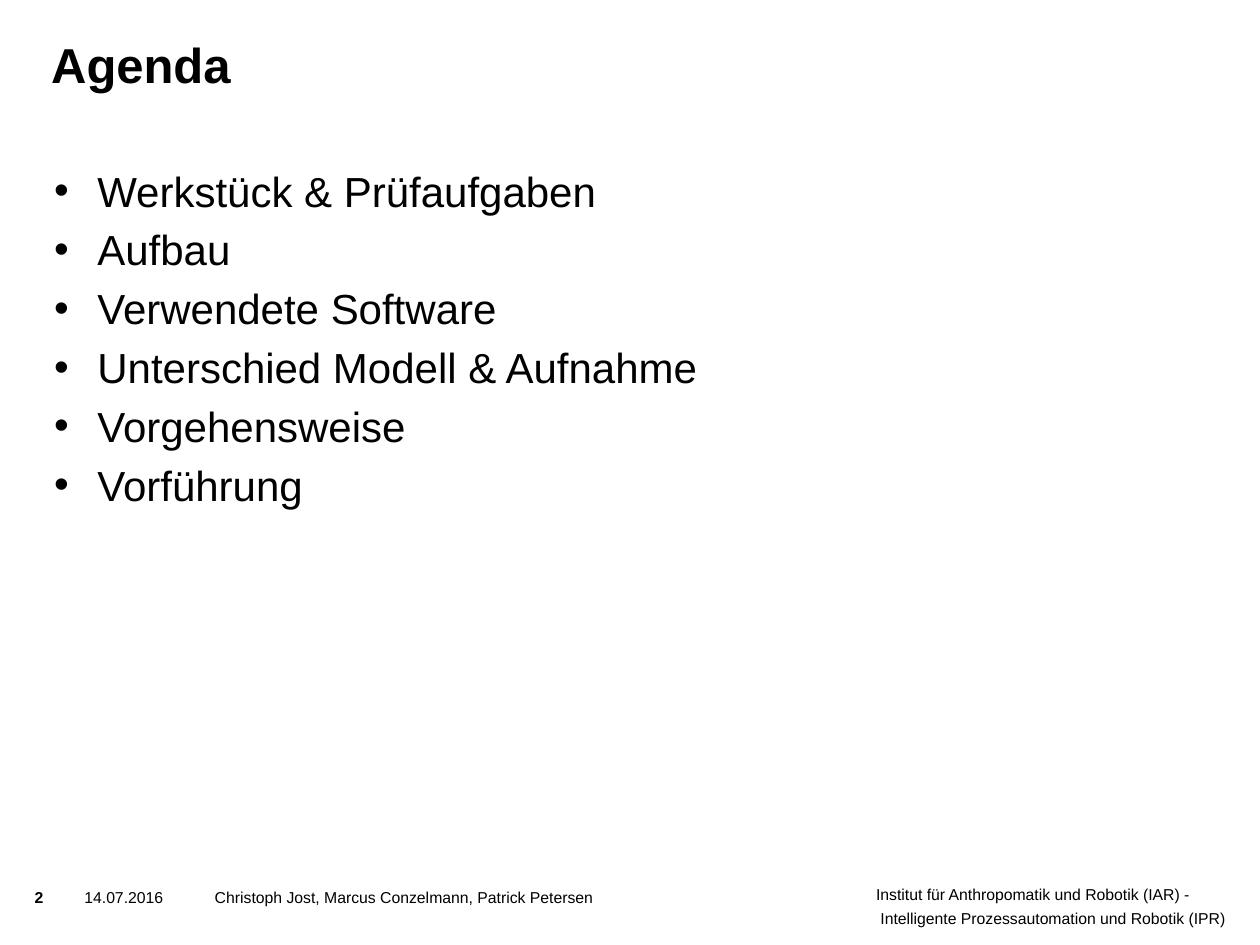
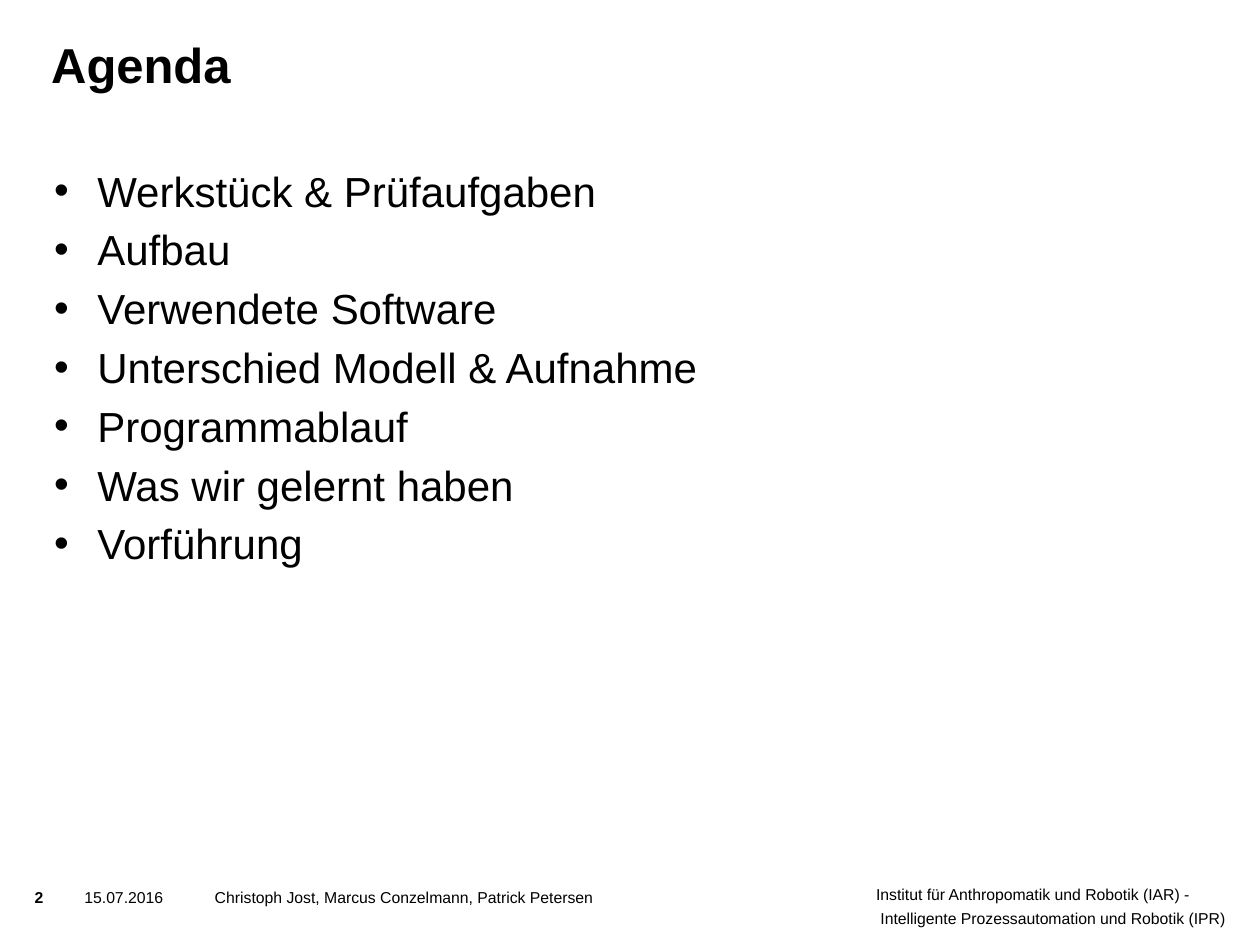
Before and after one commit to ThePrimus/VisualInspection, a slide deck: slide 2 of Praesentation/Vorlage Präsentation.pptx. Drawn at 1260x945 pixels with LibreOffice and Linux fonts; fonts in the diff are those of the drawing; background and template pictures are left out. Boxes give left, top, right and bottom in pixels: in the first picture for what was removed or moved away, otherwise in the second. Text is boxed around its words. In the diff, an @@ line names an element or a change of style, - is before the commit and + after.

```diff
--- a/Praesentation/Vorlage Präsentation.pptx
+++ b/Praesentation/Vorlage Präsentation.pptx
@@ text at bbox=[97, 411, 514, 509]: text changed @@
-• Vorgehensweise
+• Programmablauf
+• Was wir gelernt haben
@@ text at bbox=[84, 891, 593, 907]: text changed @@
-14.07.2016 Christoph Jost, Marcus Conzelmann, Patrick Petersen
+15.07.2016 Christoph Jost, Marcus Conzelmann, Patrick Petersen
```
Also in this commit, not shown: 19 other slides changed, 2 slides added, 1 other file.
